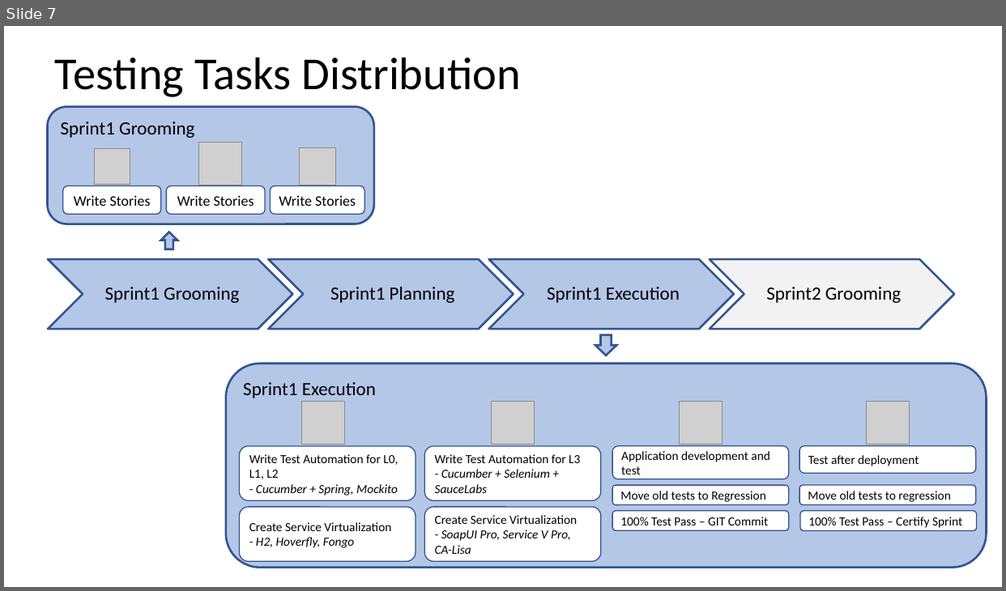
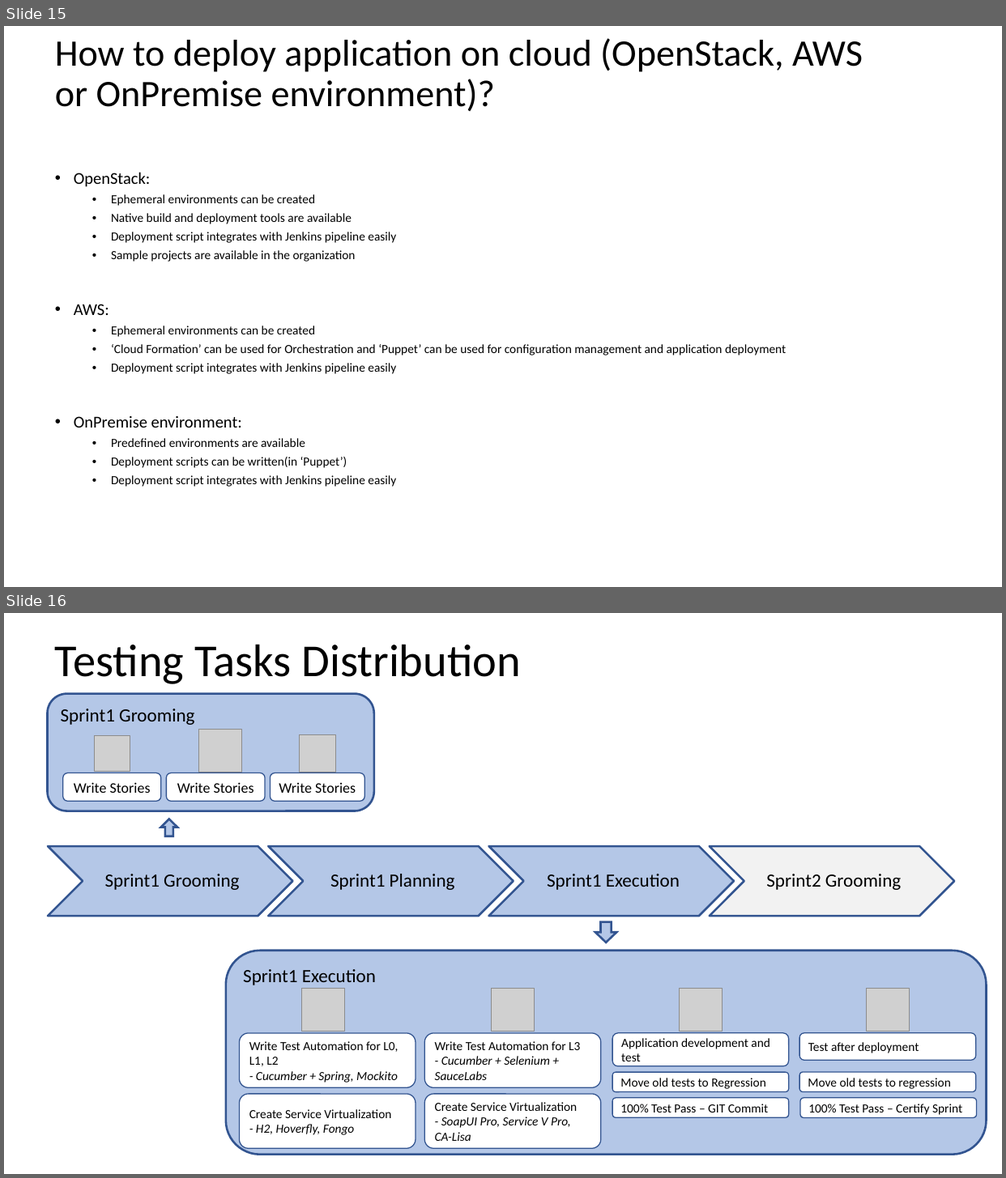
Before and after one commit to ravikalla/artifacts, a slide deck: MissionZeroDefect.pptx. Shown one above the other, each under a label of ours: slide 7 before the commit, slides 15 and 16 after it. The pictures are 1006x591 and 1006x1178 pixels, drawn with LibreOffice and Linux fonts; fonts in the diff are those of the drawing; grey boxes stand for pictures. Boxes give left, top, right and bottom in pixels: in the first picture for what was removed or moved away, otherwise in the second. Text is boxed around its words. In the diff, an @@ line names an element or a change of style, - is before the commit and + after.

```diff
--- a/MissionZeroDefect.pptx
+++ b/MissionZeroDefect.pptx
@@ slide 15 added at (4, 26, 1002, 587), background #FFFFFF @@
@@ title added at (55, 38, 863, 111), 36 pt, text #000000 @@
+How to deploy application on cloud (OpenStack, AWS or OnPremise environment)?
@@ text added at (74, 172, 786, 487), 12 pt, text #000000 @@
+• OpenStack:
+  • Ephemeral environments can be created
+  • Native build and deployment tools are available
+  • Deployment script integrates with Jenkins pipeline easily
+  • Sample projects are available in the organization
+• AWS:
+  • Ephemeral environments can be created
+  • ‘Cloud Formation’ can be used for Orchestration and ‘Puppet’ can be used for configuration management and application deployment
+  • Deployment script integrates with Jenkins pipeline easily
+• OnPremise environment:
+  • Predefined environments are available
+  • Deployment scripts can be written(in ‘Puppet’)
+  • Deployment script integrates with Jenkins pipeline easily
@@ what was slide 7 is now slide 16 @@
```
Also in this commit, not shown: 8 other slides added.
